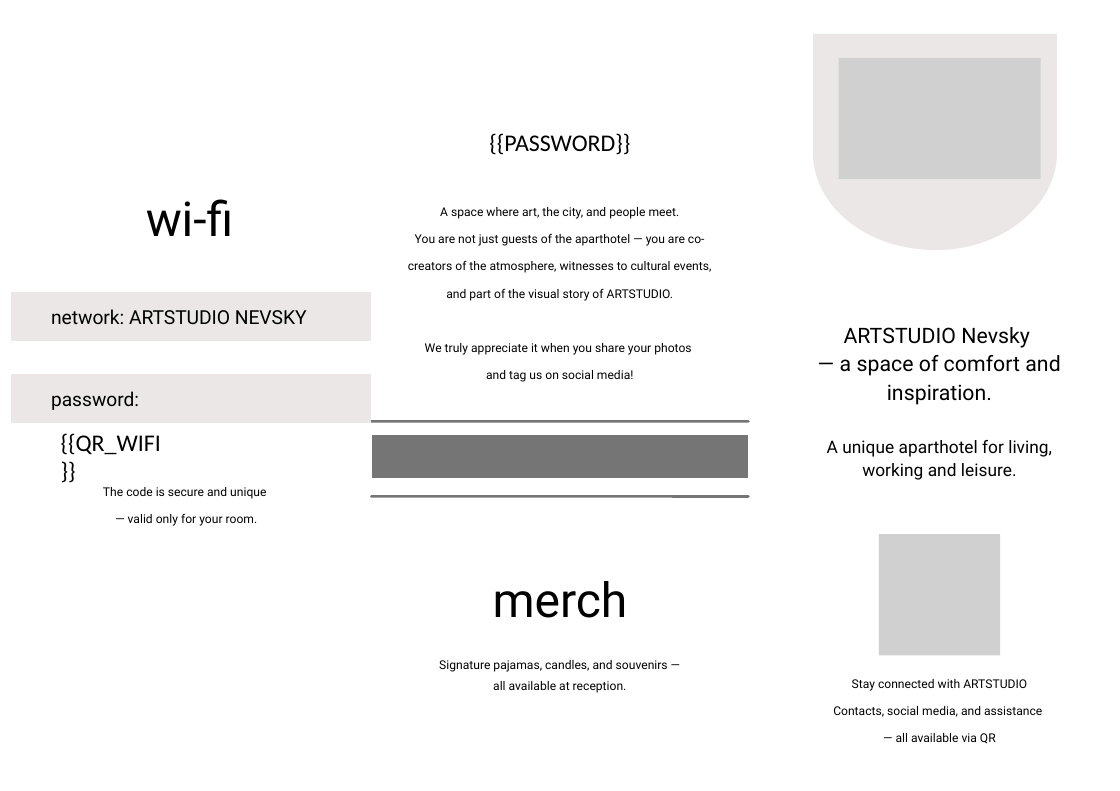
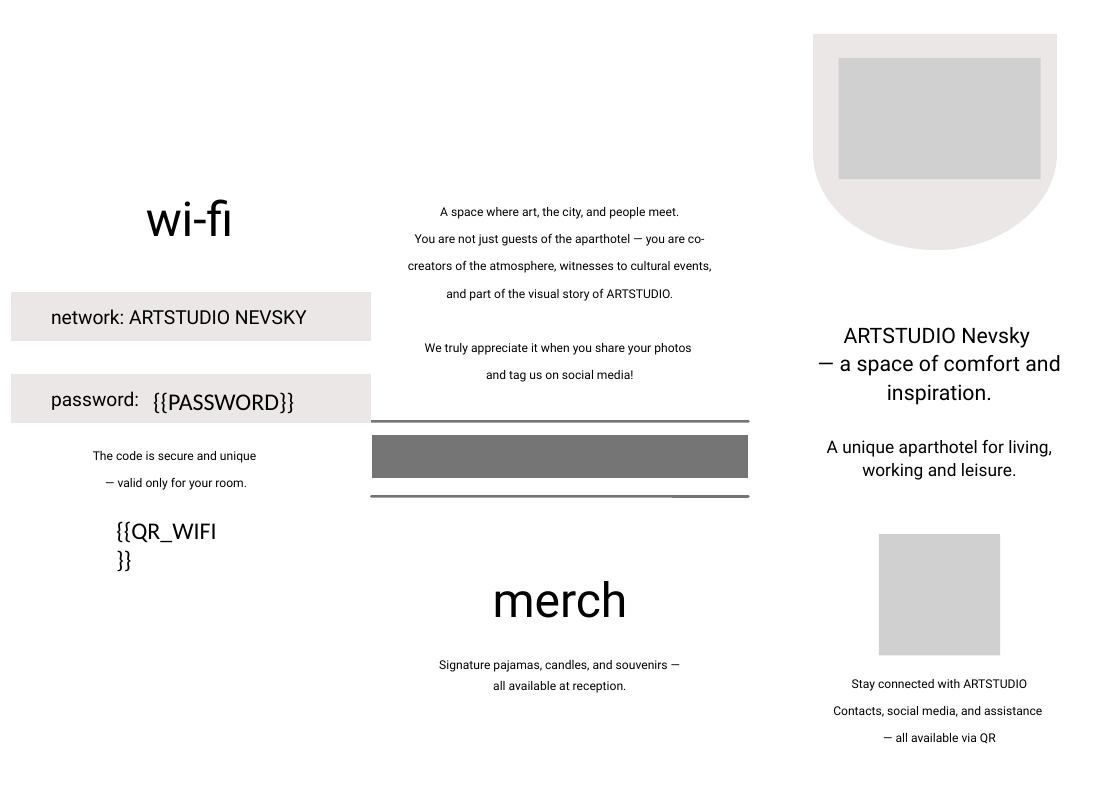
Before and after one commit to gmartstudionevsky/wi-fi_voucher, a slide deck: slide 2 of api/templates/brochure_en.pptx. Drawn at 1120x791 pixels with LibreOffice and Linux fonts; fonts in the diff are those of the drawing; grey boxes stand for pictures. Boxes give left, top, right and bottom in pixels: in the first picture for what was removed or moved away, otherwise in the second. Text is boxed around its words. In the diff, an @@ line names an element or a change of style, - is before the commit and + after.

```diff
--- a/api/templates/brochure_en.pptx
+++ b/api/templates/brochure_en.pptx
@@ text "{{PASSWORD}}": place and size @@
-text "{{PASSWORD}}" at [489, 133, 630, 155]
+text "{{PASSWORD}}" at [153, 392, 294, 414]
@@ text "The code is secure and ...": place and size @@
-text "The code is secure and ..." at [103, 487, 266, 526]
+text "The code is secure and ..." at [93, 451, 256, 490]
@@ text "{{QR_WIFI}}": place and size @@
-text "{{QR_WIFI}}" at [61, 433, 161, 455]
+text "{{QR_WIFI}}" at [116, 521, 216, 543]
```
Also in this commit, not shown: 1 other file.
